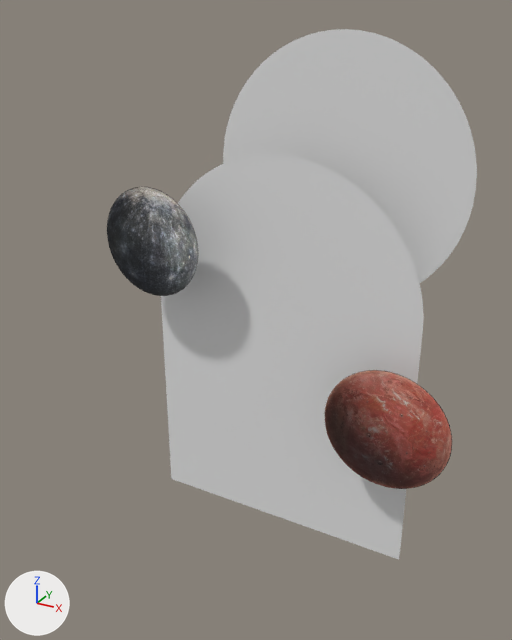
The glTF model src/Modelo/Agua/Agua.gltf: old version first, new version second.
The view is the same before and after, from a 50 mm lens placed at (337.0, -666.0, 454.0), pointed at (-16.0, -23.0, 133.0). The axes (+X, +Y, +Z) are drawn at lower left. The lights are the same throughout. Where no turn or scale is listed for an object, it has been applied to the vertices.

Objects in the first picture: 'Ellipse', 'Ellipse 2', 'Ellipse 3', 'Rectangle'.
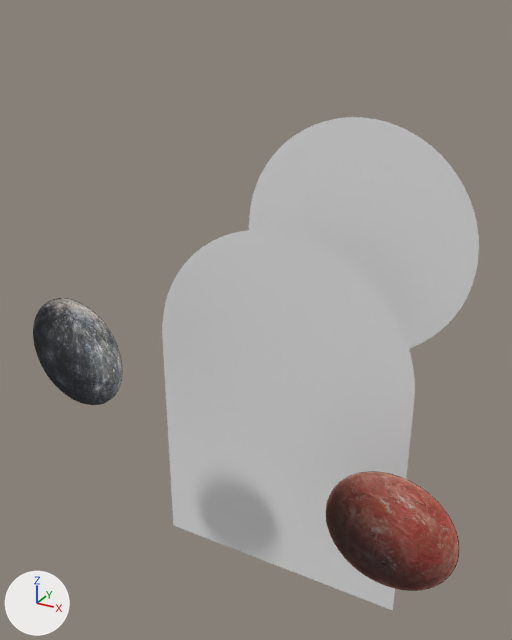
Commit message: Agua no node

Changed parts and their boxes [x1, y1, x2, y2] in the pictures (512 x 640 px):
'Rectangle', moved
    before: [161, 154, 423, 559]
    after: [162, 230, 415, 611]
'Ellipse 3', moved
    before: [223, 29, 477, 283]
    after: [249, 117, 479, 348]
'Ellipse', moved
    before: [325, 370, 452, 489]
    after: [326, 471, 459, 591]
'Ellipse 2', moved
    before: [107, 187, 198, 296]
    after: [33, 298, 123, 405]

The change, as a diff of the scene's bpy script:
```diff
--- a/src/Modelo/Agua/Agua.gltf.py
+++ b/src/Modelo/Agua/Agua.gltf.py
@@ ob_ellipse @@
 ob_ellipse = bpy.data.objects.new('Ellipse', me_mesh_2_001)
-ob_ellipse.location = (149.0, -40.0, 47.0)
+ob_ellipse.location = (180.0, -100.0, -30.0)
@@ ob_ellipse_2 @@
 ob_ellipse_2 = bpy.data.objects.new('Ellipse 2', me_mesh_1_001)
-ob_ellipse_2.location = (-136.0, -50.0, 213.0)
+ob_ellipse_2.location = (-170.0, -150.0, 110.0)
@@ ob_ellipse_3 @@
 ob_ellipse_3 = bpy.data.objects.new('Ellipse 3', me_mesh_0_002)
-ob_ellipse_3.location = (50.0, 40.0, 292.0)
+ob_ellipse_3.location = (50.0, 100.0, 200.0)
@@ ob_rectangle @@
 ob_rectangle = bpy.data.objects.new('Rectangle', me_mesh_3_001)
-ob_rectangle.location = (1.0, 0.0, 82.0)
+ob_rectangle.location = (0.0, 0.0, 0.0)
```
